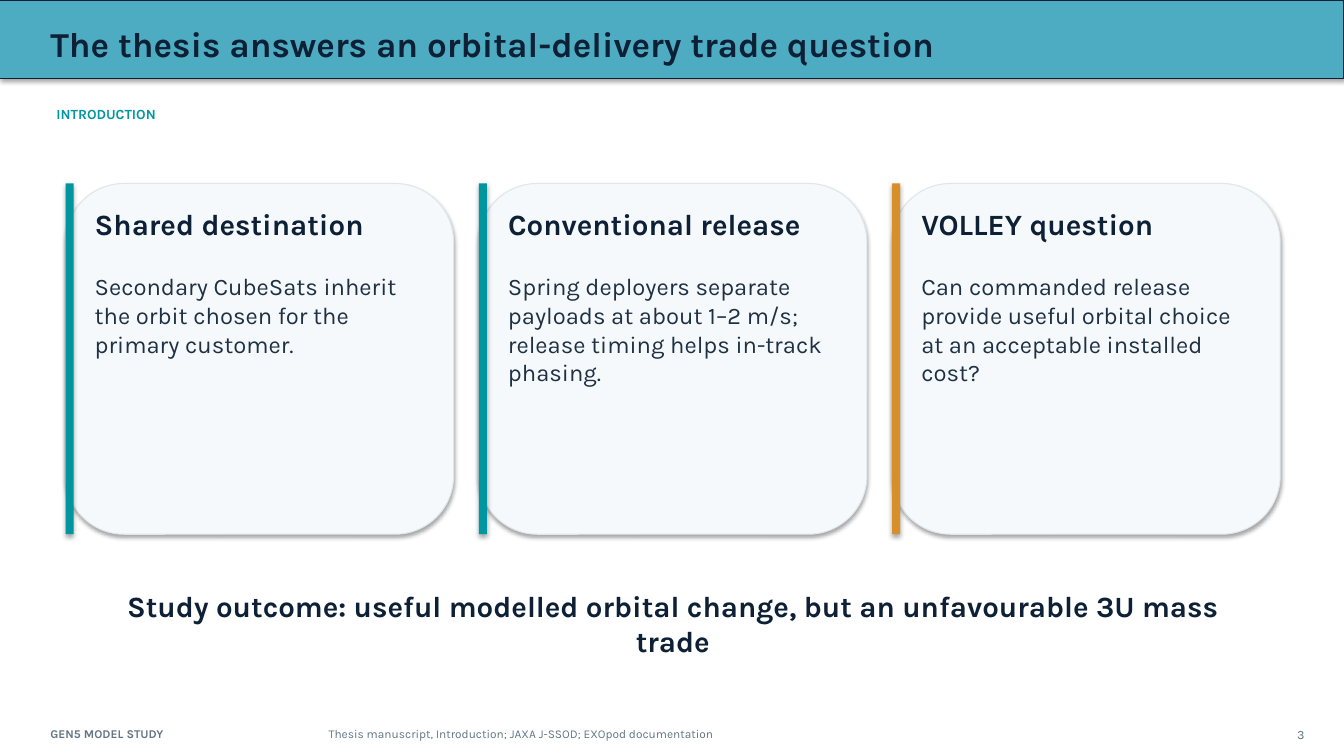
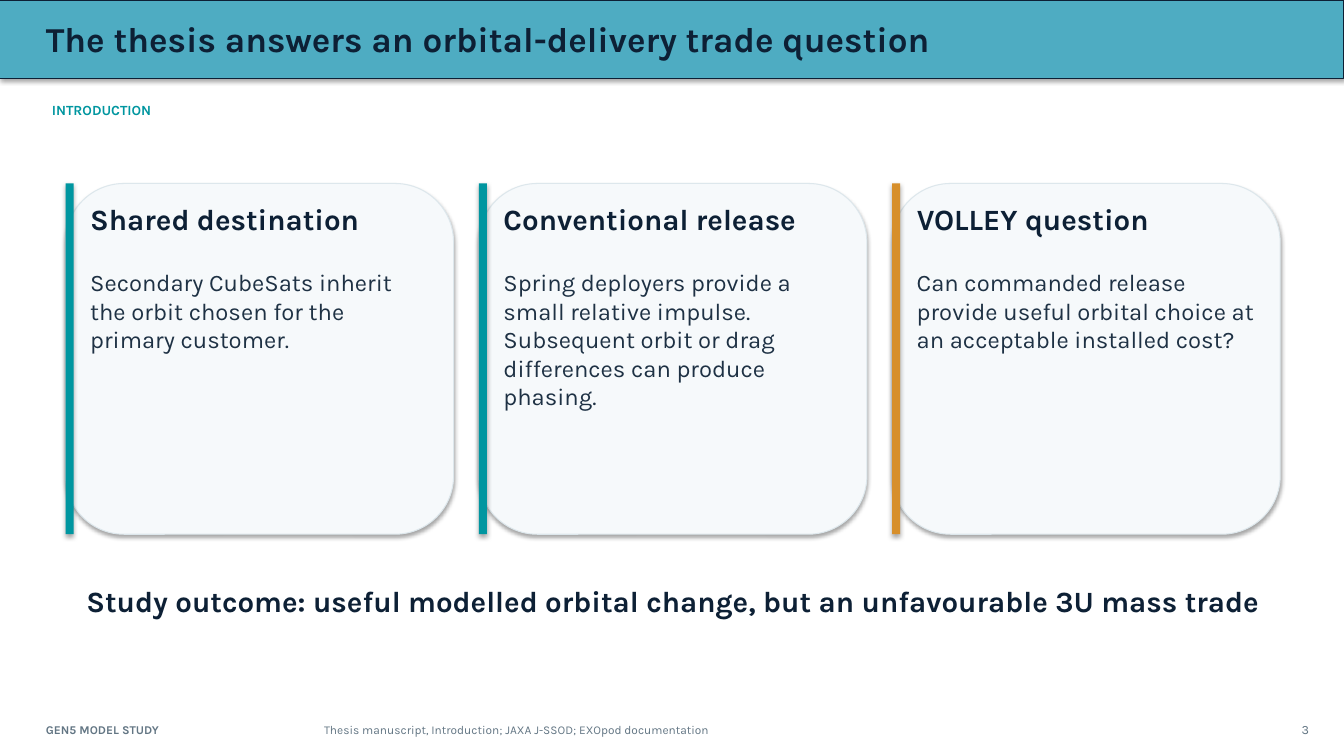
Before and after one commit to aaaaaaaaaaaavm/VOLLEY-thesis, a slide deck: slide 3 of university/final_review_2026_10_10/VOLLEY_Final_Review_2026-10-10.pptx. Drawn at 1344x756 pixels with LibreOffice and Linux fonts; fonts in the diff are those of the drawing. Boxes give left, top, right and bottom in pixels: in the first picture for what was removed or moved away, otherwise in the second. Text is boxed around its words. In the diff, an @@ line names an element or a change of style, - is before the commit and + after.

Commit message:
Publish self-contained Gen5 thesis and corrected review pack

```diff
--- a/university/final_review_2026_10_10/VOLLEY_Final_Review_2026-10-10.pptx
+++ b/university/final_review_2026_10_10/VOLLEY_Final_Review_2026-10-10.pptx
@@ text at (x1=503, y1=274, x2=791, y2=411): text changed @@
-Spring deployers separate payloads at about 1–2 m/s; release timing helps in-track phasing.
+Spring deployers provide a small relative impulse. Subsequent orbit or drag differences can produce phasing.
@@ 11 texts moved together from (x1=50, y1=32, x2=1304, y2=741) to (x1=46, y1=27, x2=1309, y2=737) @@
```
Also in this commit, not shown: 3 other slides changed, 16 other files.
